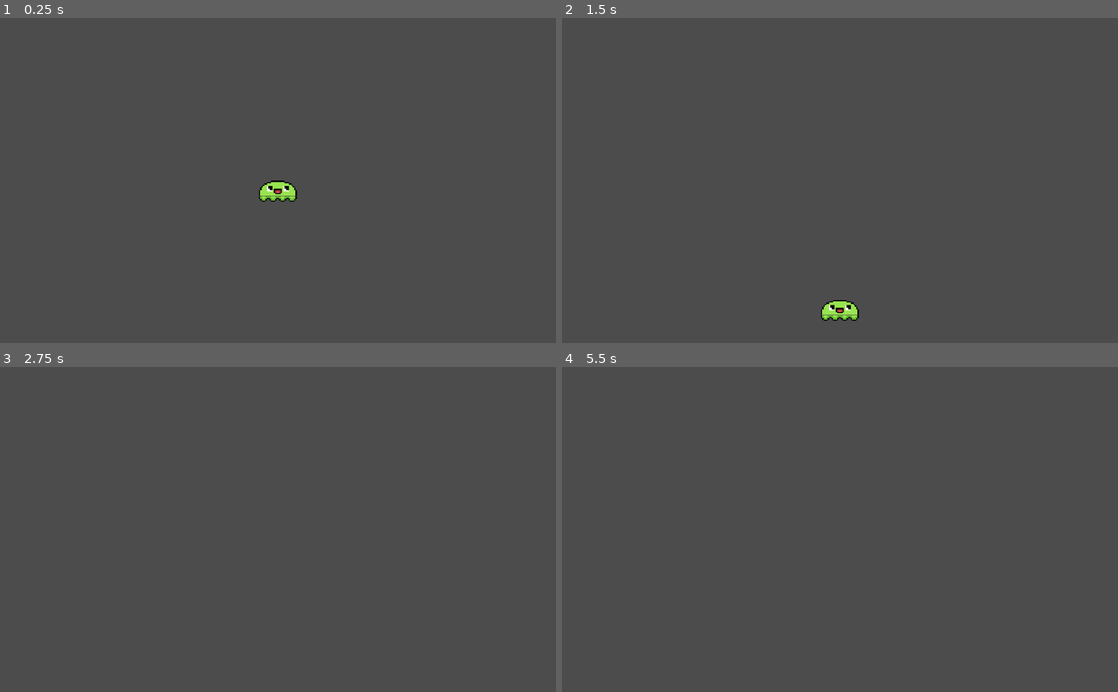
Above: before the commit, frames 1-4 (two rows, left to right).
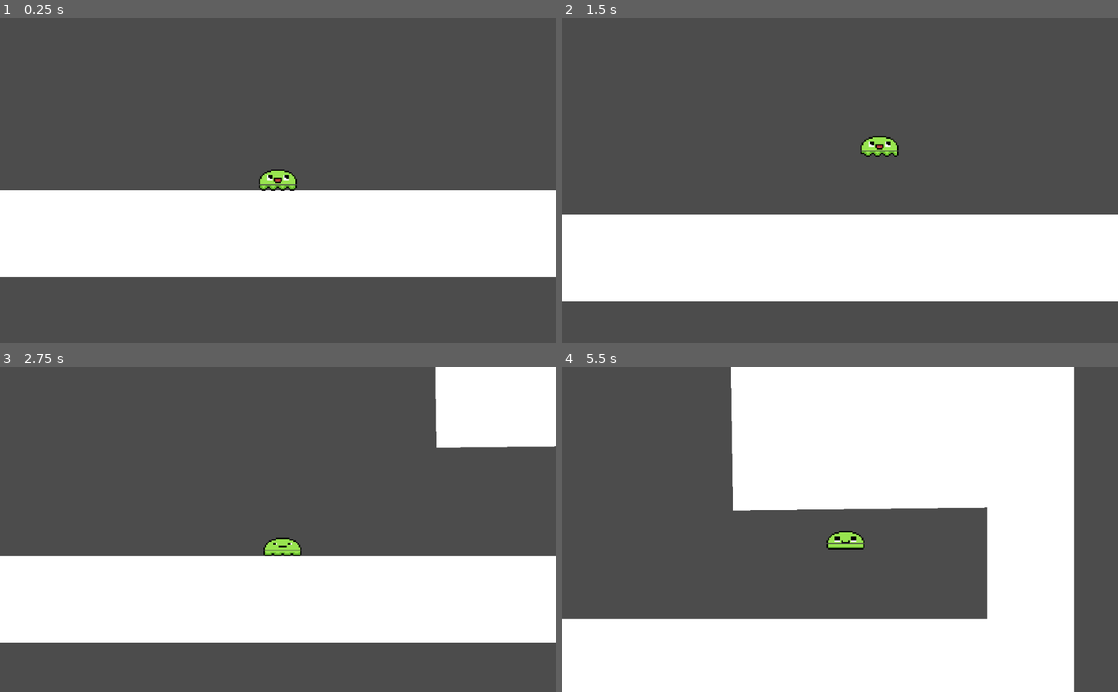
Above: after the commit, the same moments.

Repository: BrooklinJazz/GeweyTheSlime
Game: Godot game, scene res://World.tscn
Same seed, same stepped clock (60 frames per second), same inputs: the game is played once before the commit and once after it. Before the commit the project starts from res://Player.tscn.
Inputs:
- Up to frame 1 (0.25 s): no input
- Up to frame 2 (1.5 s): hold Space (jump, bound only after the commit) 0.53-1.28 s; hold D (right) from 0.53 s (still down); tap W (jump, bound only before the commit) at 0.8, 1.35 s
- Up to frame 3 (2.75 s): tap Space (jump, bound only after the commit) at 1.52, 1.55, 1.82 s; release D (right) at 2.03 s; hold A (left) from 2.03 s (still down); hold Shift (grip) from 2.03 s (still down); tap W (jump, bound only before the commit) at 2.3 s
- Up to frame 4 (5.5 s): release A (left) at 2.78 s; release Shift (grip) at 2.78 s; hold D (right) 2.78-4.28 s; tap Space (jump, bound only after the commit) at 2.85, 3.02, 3.32, 3.77, 4.07, 4.52, 4.55, 4.82 s; hold W (jump, bound only before the commit) 3.53-4.28 s; hold A (left) 4.28-5.03 s; tap Shift (grip) at 4.35 s; hold D (right) from 5.03 s (still down); hold Space (jump, bound only after the commit) from 5.03 s (still down); tap W (jump, bound only before the commit) at 5.3 s

The runs differ from the first frame. In frame 1, 27% of the frame differs, in the area x 0-100%, y 46-80%; in frame 2, 27%; in frame 3, 32%; in frame 4, 53%, in the area x 0-93%, y 0-100%.

Commit message:
Refactor direction enums

Diff:
--- a/Animate.gd
+++ b/Animate.gd
@@ -18,12 +18,11 @@
 
 func get_direction(flip: bool):
 	var shouldFlip = flip
-	match Player.state.direction.x:
-		Enums.Direction.LEFT:
-			shouldFlip = true
-		Enums.Direction.RIGHT:
-			shouldFlip = false
-	if(Player.state.airborne == Enums.Airborne.ON_CEILING and Player.state.direction.x != Enums.Direction.CENTER):
+	if (Player.state.direction.x.left):
+		shouldFlip = true
+	elif Player.state.direction.x.right:
+		shouldFlip = false
+	if(Player.state.airborne == Enums.Airborne.ON_CEILING and !Player.state.direction.x.center):
 		shouldFlip = not shouldFlip
 	return shouldFlip
 
@@ -47,15 +46,8 @@
 	#	TODO - we probably have to make this work with delta to make frames match Enums.Movement
 	var numberOfFrames = self.legs.get_sprite_frames().get_frame_count(self.legs.get_animation())
 	var frameIndex = self.legs.get_frame()
-	match Player.state.direction.x:
-		Enums.Direction.LEFT:
-			frameIndex = posmod(frameIndex - 1, numberOfFrames)
-		Enums.Direction.RIGHT:
-			frameIndex = posmod(frameIndex + 1, numberOfFrames)
-
-	match Player.state.direction.y:
-		Enums.Direction.DOWN:
-			frameIndex = posmod(frameIndex - 1, numberOfFrames)
-		Enums.Direction.UP:
-			frameIndex = posmod(frameIndex + 1, numberOfFrames)
+	if (Player.state.direction.x.left or Player.state.direction.y.down):
+		frameIndex = posmod(frameIndex - 1, numberOfFrames)
+	elif (Player.state.direction.x.right or Player.state.direction.y.up):
+		frameIndex = posmod(frameIndex + 1, numberOfFrames)
 	return frameIndex
--- a/Enums.gd
+++ b/Enums.gd
@@ -1,12 +1,4 @@
 extends Node
-
-enum Direction {
-	UP,
-	DOWN,
-	LEFT,
-	RIGHT,
-	CENTER,
-}
 
 enum Movement {
 	WALK,
--- a/GroundMovement.gd
+++ b/GroundMovement.gd
@@ -29,13 +29,12 @@
 func walk(delta: float) -> float:
 	var speed = get_speed()
 	var motion = Player.motion.x
-	match Player.state.direction.x:
-		Enums.Direction.LEFT:
-			motion += (-speed * delta)
-		Enums.Direction.RIGHT:
-			motion += (speed * delta)
-		_:
-			motion *= 0.95
+	if (Player.state.direction.x.left):
+		motion += (-speed * delta)
+	elif Player.state.direction.x.right:
+		motion += (speed * delta)
+	else:
+		motion *= 0.95
 	return motion * 0.97
 
 func jump(delta: float) -> float:
--- a/Player.tscn
+++ b/Player.tscn
@@ -21,95 +21,95 @@
 region = Rect2( 0, 0, 28, 4 )
 
 [sub_resource type="AtlasTexture" id=2]
+atlas = ExtResource( 1 )
+region = Rect2( 28, 0, 28, 4 )
+
+[sub_resource type="AtlasTexture" id=3]
+atlas = ExtResource( 1 )
+region = Rect2( 56, 0, 28, 4 )
+
+[sub_resource type="AtlasTexture" id=4]
+atlas = ExtResource( 1 )
+region = Rect2( 84, 0, 28, 4 )
+
+[sub_resource type="AtlasTexture" id=5]
+atlas = ExtResource( 1 )
+region = Rect2( 112, 0, 28, 4 )
+
+[sub_resource type="AtlasTexture" id=6]
+atlas = ExtResource( 1 )
+region = Rect2( 140, 0, 28, 4 )
+
+[sub_resource type="AtlasTexture" id=7]
+atlas = ExtResource( 1 )
+region = Rect2( 168, 0, 28, 4 )
+
+[sub_resource type="AtlasTexture" id=8]
 atlas = ExtResource( 4 )
 region = Rect2( 0, 0, 28, 4 )
 
-[sub_resource type="AtlasTexture" id=3]
+[sub_resource type="AtlasTexture" id=9]
 atlas = ExtResource( 4 )
 region = Rect2( 28, 0, 28, 4 )
 
-[sub_resource type="AtlasTexture" id=4]
+[sub_resource type="AtlasTexture" id=10]
 atlas = ExtResource( 4 )
 region = Rect2( 56, 0, 28, 4 )
 
-[sub_resource type="AtlasTexture" id=5]
+[sub_resource type="AtlasTexture" id=11]
 atlas = ExtResource( 7 )
 region = Rect2( 0, 0, 28, 4 )
 
-[sub_resource type="AtlasTexture" id=6]
+[sub_resource type="AtlasTexture" id=12]
 atlas = ExtResource( 7 )
 region = Rect2( 28, 0, 28, 4 )
 
-[sub_resource type="AtlasTexture" id=7]
+[sub_resource type="AtlasTexture" id=13]
 atlas = ExtResource( 7 )
 region = Rect2( 56, 0, 28, 4 )
 
-[sub_resource type="AtlasTexture" id=8]
+[sub_resource type="AtlasTexture" id=14]
 atlas = ExtResource( 7 )
 region = Rect2( 84, 0, 28, 4 )
 
-[sub_resource type="AtlasTexture" id=9]
+[sub_resource type="AtlasTexture" id=15]
 atlas = ExtResource( 7 )
 region = Rect2( 112, 0, 28, 4 )
 
-[sub_resource type="AtlasTexture" id=10]
+[sub_resource type="AtlasTexture" id=16]
 atlas = ExtResource( 7 )
 region = Rect2( 140, 0, 28, 4 )
 
-[sub_resource type="AtlasTexture" id=11]
-atlas = ExtResource( 7 )
-region = Rect2( 168, 0, 28, 4 )
-
-[sub_resource type="AtlasTexture" id=12]
-atlas = ExtResource( 1 )
-region = Rect2( 28, 0, 28, 4 )
-
-[sub_resource type="AtlasTexture" id=13]
-atlas = ExtResource( 1 )
-region = Rect2( 56, 0, 28, 4 )
-
-[sub_resource type="AtlasTexture" id=14]
-atlas = ExtResource( 1 )
-region = Rect2( 84, 0, 28, 4 )
-
-[sub_resource type="AtlasTexture" id=15]
-atlas = ExtResource( 1 )
-region = Rect2( 112, 0, 28, 4 )
-
-[sub_resource type="AtlasTexture" id=16]
-atlas = ExtResource( 1 )
-region = Rect2( 140, 0, 28, 4 )
-
 [sub_resource type="AtlasTexture" id=17]
-atlas = ExtResource( 1 )
+atlas = ExtResource( 7 )
 region = Rect2( 168, 0, 28, 4 )
 
 [sub_resource type="SpriteFrames" id=18]
 animations = [ {
+"frames": [ SubResource( 1 ), SubResource( 2 ), SubResource( 3 ), SubResource( 4 ), SubResource( 5 ), SubResource( 6 ), SubResource( 7 ) ],
+"loop": true,
+"name": "walk",
+"speed": 24.0
+}, {
 "frames": [ SubResource( 1 ) ],
 "loop": false,
 "name": "idle",
 "speed": 5.0
 }, {
-"frames": [ SubResource( 2 ), SubResource( 3 ), SubResource( 4 ) ],
+"frames": [ SubResource( 8 ), SubResource( 9 ), SubResource( 10 ) ],
 "loop": false,
 "name": "charge_jump",
 "speed": 12.0
 }, {
-"frames": [ SubResource( 5 ) ],
+"frames": [ SubResource( 11 ) ],
 "loop": true,
 "name": "grip_idle",
 "speed": 5.0
 }, {
-"frames": [ SubResource( 5 ), SubResource( 6 ), SubResource( 7 ), SubResource( 8 ), SubResource( 9 ), SubResource( 10 ), SubResource( 11 ) ],
+"frames": [ SubResource( 11 ), SubResource( 12 ), SubResource( 13 ), SubResource( 14 ), SubResource( 15 ), SubResource( 16 ), SubResource( 17 ) ],
 "loop": true,
 "name": "grip",
 "speed": 12.0
-}, {
-"frames": [ SubResource( 1 ), SubResource( 12 ), SubResource( 13 ), SubResource( 14 ), SubResource( 15 ), SubResource( 16 ), SubResource( 17 ) ],
-"loop": true,
-"name": "walk",
-"speed": 24.0
 } ]
 
 [sub_resource type="AtlasTexture" id=19]
--- a/StateMachine.gd
+++ b/StateMachine.gd
@@ -18,31 +18,40 @@
 	}
 
 func x_direction_factory():
-	var direction = {
-		"right": false,
-		"left": false,
-		"center": false
+	var right = false
+	var center = false
+	var left = false
+	if (Input.is_action_pressed("right") and Input.is_action_pressed("left")):
+		center = true
+	elif (Input.is_action_pressed("left")):
+		left = true
+	elif (Input.is_action_pressed("right")):
+		right = true
+	else:
+		center = true
+	return {
+		"right": right,
+		"center": center,
+		"left": left
 	}
-	if (Input.is_action_pressed("right") and Input.is_action_pressed("left")):
-		direction.center = true
-	elif (Input.is_action_pressed("left")):
-		direction.left = true
-	elif (Input.is_action_pressed("right")):
-		direction.right = true
-	else:
-		direction.center = true
-	return direction
 
 func y_direction_factory():
+	var up = false
+	var down = false
+	var center = false
 	if (Input.is_action_pressed("up") and Input.is_action_pressed("down")):
-		return Enums.Direction.CENTER
+		center = true
 	elif (Input.is_action_pressed("down")):
-		return Enums.Direction.DOWN
+		down = true
 	elif (Input.is_action_pressed("up")):
-		return Enums.Direction.UP
+		up = true
 	else:
-		return Enums.Direction.CENTER
-
+		center = true
+	return {
+		"up": up,
+		"center": center,
+		"down": down
+	}
 
 func movement_factory():
 	if (Input.is_action_pressed("jump")):
--- a/WallMovement.gd
+++ b/WallMovement.gd
@@ -17,9 +17,9 @@
 
 func climb() -> float:
 	var motion = 0.0
-	if (Player.state.direction.y == Enums.Direction.UP):
+	if (Player.state.direction.y.up):
 		motion = -SPEED
-	elif (Player.state.direction.y == Enums.Direction.DOWN):
+	elif (Player.state.direction.y.down):
 		motion = SPEED
 	return motion
 
--- a/project.godot
+++ b/project.godot
@@ -51,7 +51,7 @@
 [application]
 
 config/name="spritedemo"
-run/main_scene="res://Player.tscn"
+run/main_scene="res://World.tscn"
 config/icon="res://icon.png"
 
 [autoload]
@@ -73,7 +73,7 @@
 }
 jump={
 "deadzone": 0.5,
-"events": [ Object(InputEventKey,"resource_local_to_scene":false,"resource_name":"","device":0,"alt":false,"shift":false,"control":false,"meta":false,"command":false,"pressed":false,"scancode":87,"unicode":0,"echo":false,"script":null)
+"events": [ Object(InputEventKey,"resource_local_to_scene":false,"resource_name":"","device":0,"alt":false,"shift":false,"control":false,"meta":false,"command":false,"pressed":false,"scancode":32,"unicode":0,"echo":false,"script":null)
  ]
 }
 grip={
@@ -81,6 +81,16 @@
 "events": [ Object(InputEventKey,"resource_local_to_scene":false,"resource_name":"","device":0,"alt":false,"shift":false,"control":false,"meta":false,"command":false,"pressed":false,"scancode":16777237,"unicode":0,"echo":false,"script":null)
  ]
 }
+up={
+"deadzone": 0.5,
+"events": [ Object(InputEventKey,"resource_local_to_scene":false,"resource_name":"","device":0,"alt":false,"shift":false,"control":false,"meta":false,"command":false,"pressed":false,"scancode":87,"unicode":0,"echo":false,"script":null)
+ ]
+}
+down={
+"deadzone": 0.5,
+"events": [ Object(InputEventKey,"resource_local_to_scene":false,"resource_name":"","device":0,"alt":false,"shift":false,"control":false,"meta":false,"command":false,"pressed":false,"scancode":83,"unicode":0,"echo":false,"script":null)
+ ]
+}
 
 [rendering]
 
